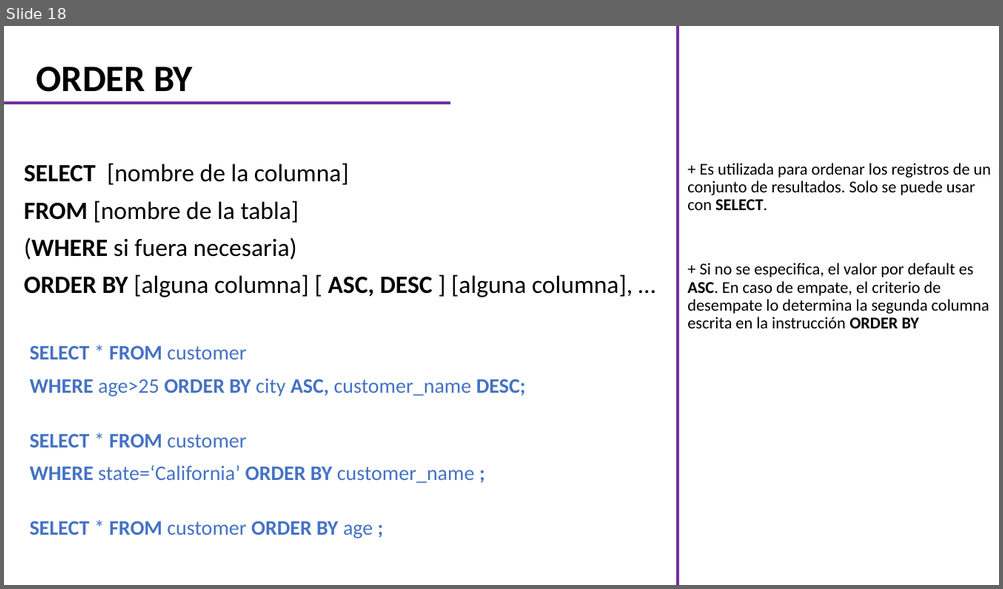
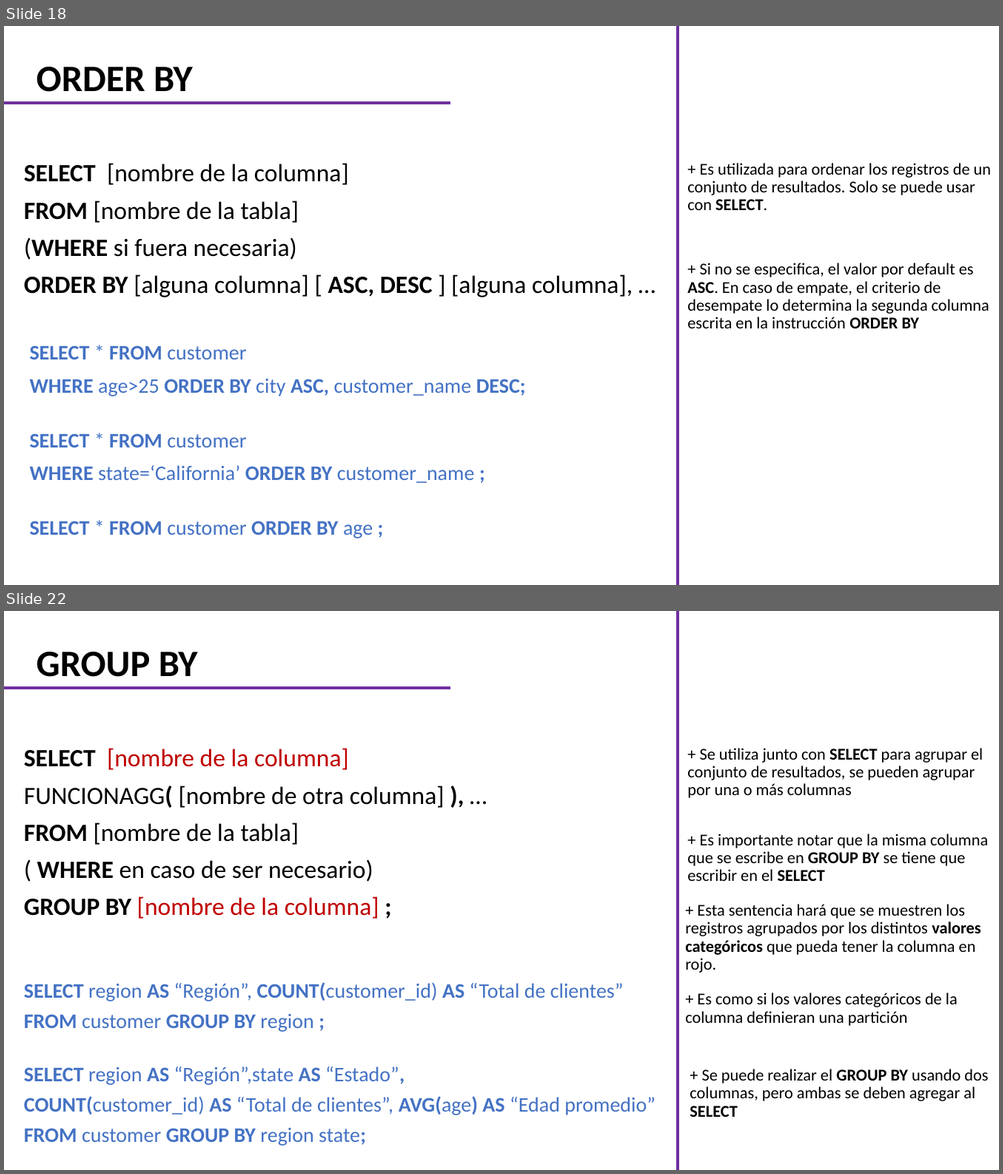
Before and after one commit to CarlosCamposs/Curso-AABD_SQL, a slide deck: Curso AABD-SQL (Notas).pptx. Shown one above the other, each under a label of ours: slide 18 before the commit, slides 18 and 22 after it; the slides between them are not shown. The pictures are 1003x589 and 1003x1174 pixels, drawn with LibreOffice and Linux fonts; fonts in the diff are those of the drawing. Boxes give left, top, right and bottom in pixels: in the first picture for what was removed or moved away, otherwise in the second. Text is boxed around its words. In the diff, an @@ line names an element or a change of style, - is before the commit and + after.

```diff
--- a/Curso AABD-SQL (Notas).pptx
+++ b/Curso AABD-SQL (Notas).pptx
@@ slide 22 added at bbox=[4, 611, 999, 1170], background #FFFFFF @@
@@ line added from (677, 1170) to (677, 611), #7030A0 3 pt @@
@@ title added at bbox=[37, 652, 198, 677], 36 pt, text #000000, bold @@
+GROUP BY
@@ line added from (4, 689) to (450, 689), #7030A0 3 pt @@
@@ subtitle added at bbox=[24, 748, 444, 919], 24 pt, text #000000 @@
+SELECT [nombre de la columna]
+FUNCIONAGG( [nombre de otra columna] ), …
+FROM [nombre de la tabla]
+( WHERE en caso de ser necesario)
+GROUP BY [nombre de la columna] ;
@@ text added at bbox=[687, 748, 982, 798], 16 pt, text #000000 @@
++ Se utiliza junto con SELECT para agrupar el conjunto de resultados, se pueden agrupar por una o más columnas
@@ text added at bbox=[687, 834, 987, 881], 16 pt, text #000000 @@
++ Es importante notar que la misma columna que se escribe en GROUP BY se tiene que escribir en el SELECT
@@ text added at bbox=[685, 904, 981, 973], 16 pt, text #000000 @@
++ Esta sentencia hará que se muestren los registros agrupados por los distintos valores categóricos que pueda tener la columna en rojo.
@@ text added at bbox=[24, 982, 623, 1032], 20 pt, text #4472C4 @@
+SELECT region AS “Región”, COUNT(customer_id) AS “Total de clientes”
+FROM customer GROUP BY region ;
@@ text added at bbox=[685, 993, 957, 1026], 16 pt, text #000000 @@
++ Es como si los valores categóricos de la columna definieran una partición
@@ text added at bbox=[24, 1067, 655, 1146], 20 pt, text #4472C4 @@
+SELECT region AS “Región”,state AS “Estado”,
+COUNT(customer_id) AS “Total de clientes”, AVG(age) AS “Edad promedio”
+FROM customer GROUP BY region state;
@@ text added at bbox=[689, 1069, 987, 1117], 16 pt, text #000000 @@
++ Se puede realizar el GROUP BY usando dos columnas, pero ambas se deben agregar al SELECT
```
Also in this commit, not shown: 2 slides changed, 5 other slides added, 1 slide removed.
